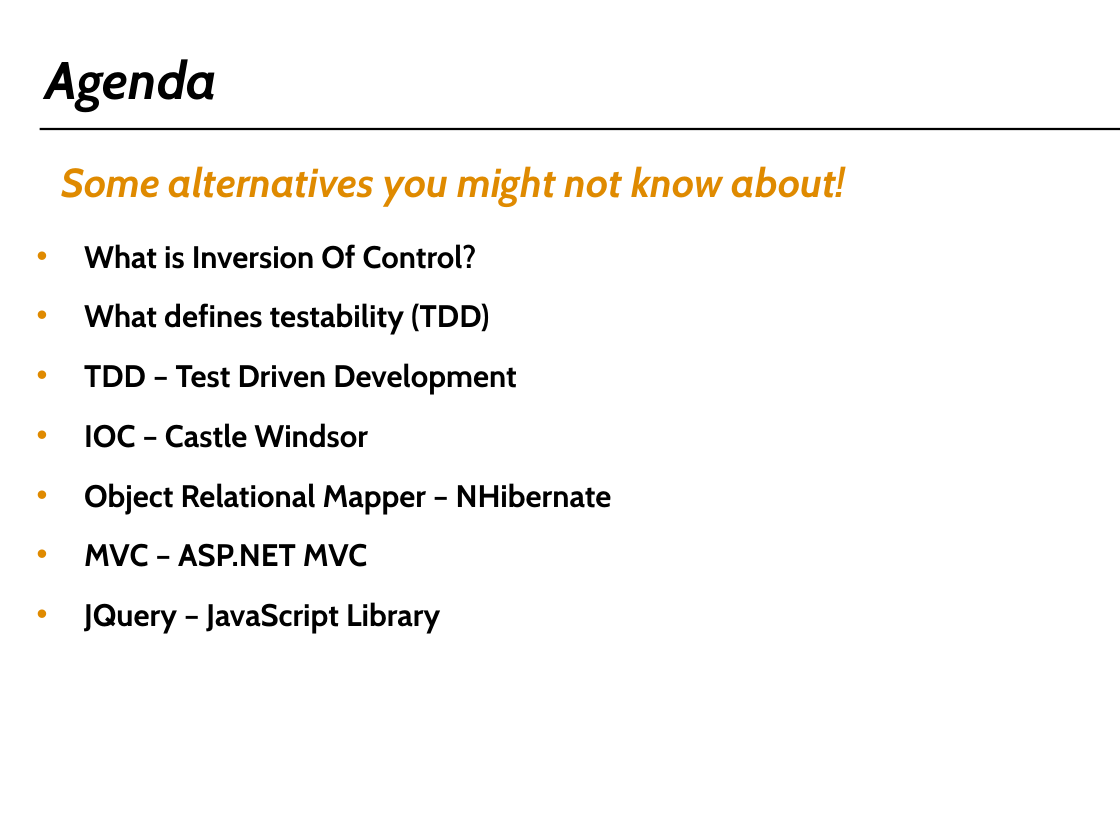
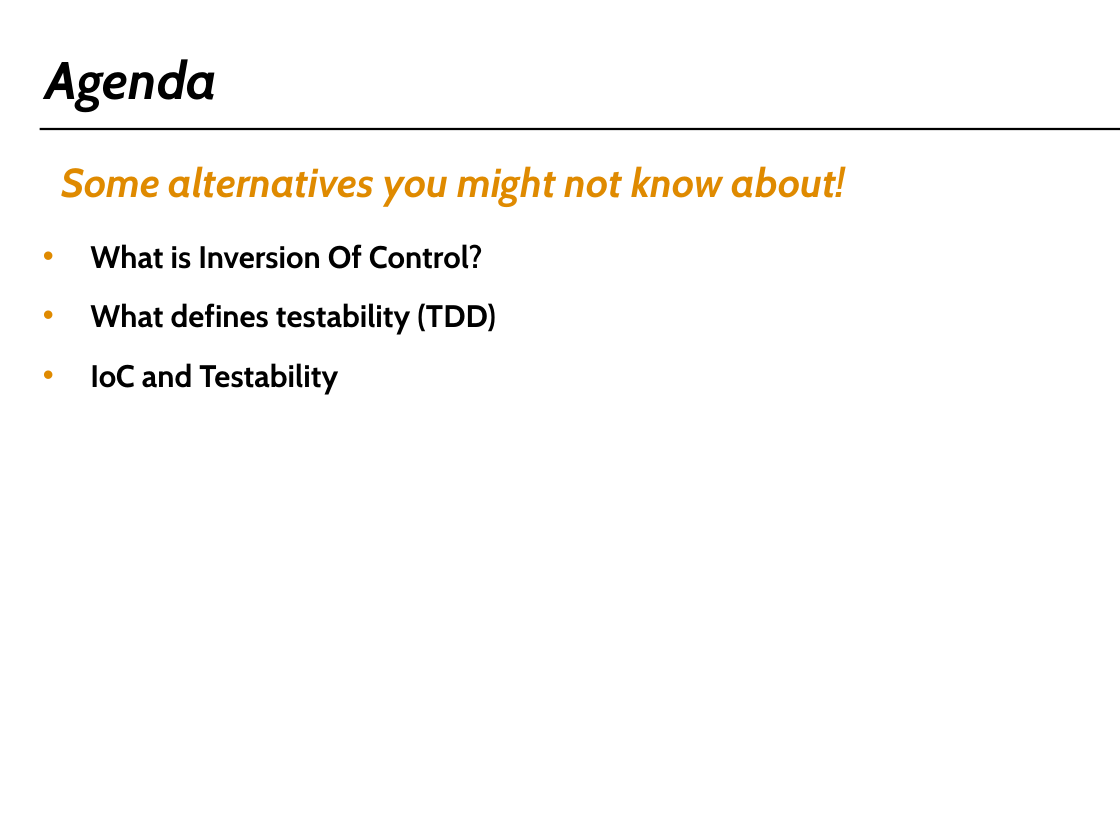
Before and after one commit to craignicol/scotaltdotnet, a slide deck: slide 3 of belfast/IOC-TDD-And Testability.ppt. Drawn at 1120x840 pixels with LibreOffice and Linux fonts; fonts in the diff are those of the drawing; background and template pictures are left out. Boxes give left, top, right and bottom in pixels: in the first picture for what was removed or moved away, otherwise in the second. Text is boxed around its words. In the diff, an @@ line names an element or a change of style, - is before the commit and + after.

```diff
--- a/belfast/IOC-TDD-And Testability.ppt
+++ b/belfast/IOC-TDD-And Testability.ppt
@@ text at [90,363,338,395]: text changed @@
-• TDD – Test Driven Development
-• IOC – Castle Windsor
-• Object Relational Mapper – NHibernate
-• MVC – ASP.NET MVC
-• JQuery – JavaScript Library
+• IoC and Testability
```
Also in this commit, not shown: 2 other slides changed, 1 other file.
